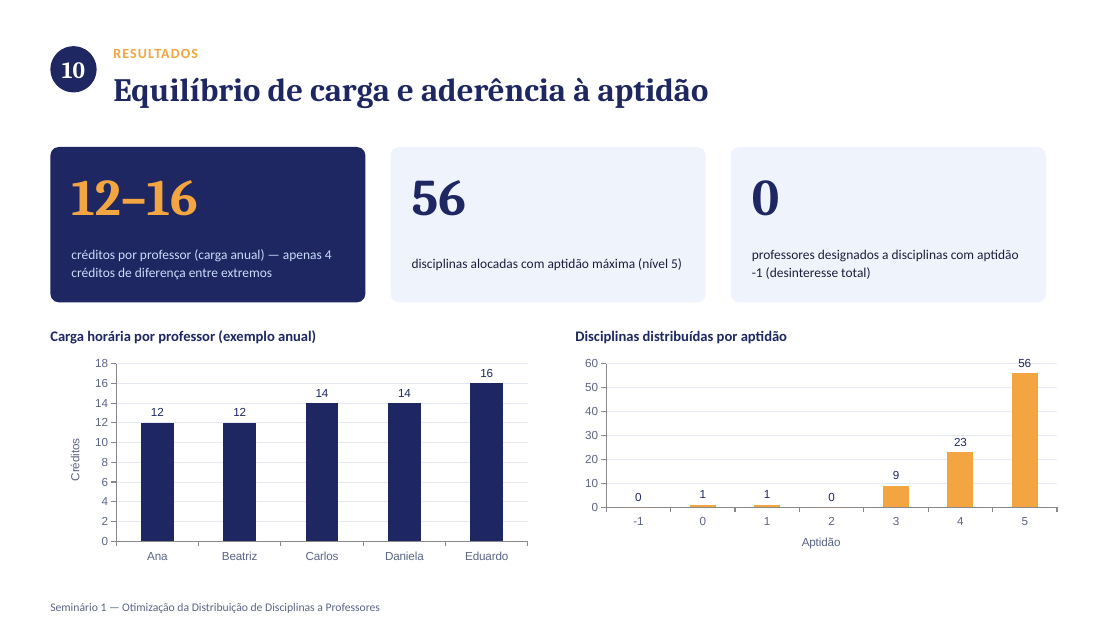
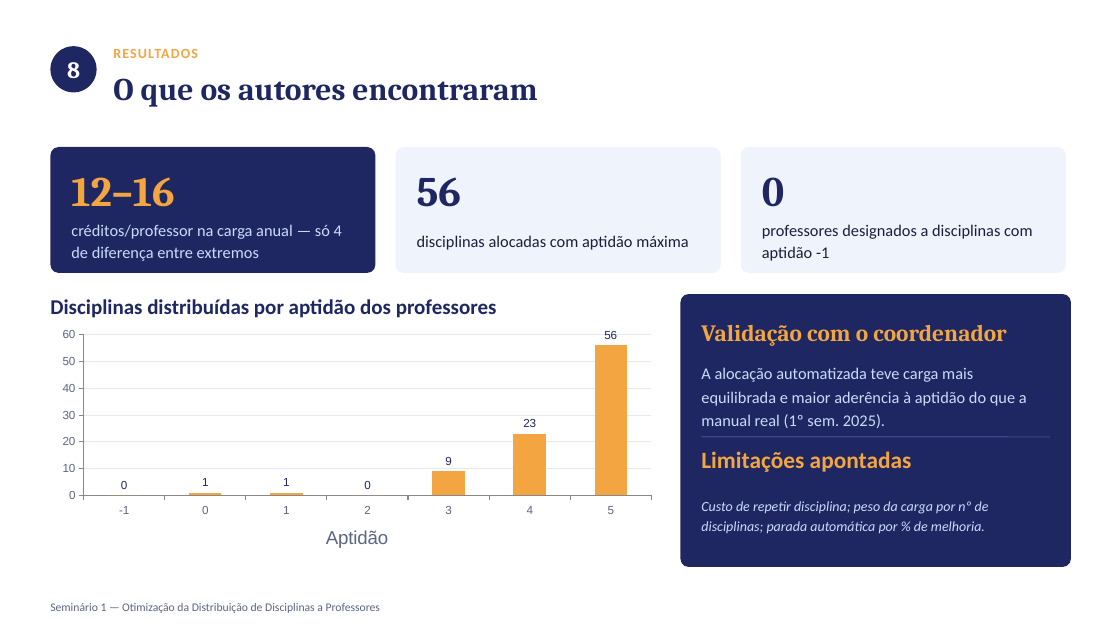
Before and after one commit to fgotelip/SeminariosInteligenciaComputacional, a slide deck: slide 9 of S1/seminario_otimizacao_disciplinas.pptx (slide 11 before the commit). Drawn at 1120x630 pixels with LibreOffice and Linux fonts; fonts in the diff are those of the drawing. Boxes give left, top, right and bottom in pixels: in the first picture for what was removed or moved away, otherwise in the second. Text is boxed around its words. In the diff, an @@ line names an element or a change of style, - is before the commit and + after.

```diff
--- a/S1/seminario_otimizacao_disciplinas.pptx
+++ b/S1/seminario_otimizacao_disciplinas.pptx
@@ text at (x1=67, y1=62, x2=80, y2=78): text changed @@
-10
+8
@@ text at (x1=113, y1=78, x2=537, y2=107): text changed; size 28 to 27 pt @@
-Equilíbrio de carga e aderência à aptidão
+O que os autores encontraram
@@ rounded rectangle resized from (x1=50, y1=147, x2=365, y2=302) to (x1=50, y1=147, x2=376, y2=273) @@
@@ rounded rectangle resized from (x1=391, y1=147, x2=706, y2=302) to (x1=396, y1=147, x2=721, y2=273) @@
@@ proportions changed in 3 elements at (x1=50, y1=147, x2=376, y2=273), (x1=396, y1=147, x2=721, y2=273), (x1=741, y1=147, x2=1066, y2=273) @@
@@ rounded rectangle resized from (x1=731, y1=147, x2=1046, y2=302) to (x1=741, y1=147, x2=1066, y2=273) @@
@@ size 44 to 36 pt in 3 elements at (x1=71, y1=177, x2=174, y2=207), (x1=417, y1=177, x2=461, y2=207), (x1=762, y1=177, x2=784, y2=207) @@
@@ text "0" moved from (x1=752, y1=180, x2=779, y2=216) to (x1=762, y1=177, x2=784, y2=207) @@
@@ text at (x1=71, y1=224, x2=342, y2=261): text changed; size 11.5 to 14 pt @@
-créditos por professor (carga anual) — apenas 4 créditos de diferença entre extremos
+créditos/professor na carga anual — só 4 de diferença entre extremos
@@ text at (x1=417, y1=235, x2=689, y2=250): text changed; size 11.5 to 14 pt @@
-disciplinas alocadas com aptidão máxima (nível 5)
+disciplinas alocadas com aptidão máxima
@@ text at (x1=762, y1=224, x2=1032, y2=261): text changed; size 11.5 to 14 pt @@
-professores designados a disciplinas com aptidão -1 (desinteresse total)
+professores designados a disciplinas com aptidão -1
@@ text at (x1=50, y1=299, x2=497, y2=318): text changed; size 12.5 to 18 pt @@
-Carga horária por professor (exemplo anual)
+Disciplinas distribuídas por aptidão dos professores
@@ rounded rectangle added at (x1=681, y1=294, x2=1071, y2=567), fill #1E2761 @@
@@ column chart resized from (x1=576, y1=353, x2=1067, y2=567) to (x1=50, y1=323, x2=664, y2=567) @@
@@ text added at (x1=701, y1=325, x2=1006, y2=346), 20 pt, text #F2A541, bold @@
+Validação com o coordenador
@@ column chart removed at (x1=50, y1=353, x2=538, y2=567) @@
-categories: Ana, Beatriz, Carlos, Daniela, Eduardo
-Series 1: 12, 12, 14, 14, 16
@@ text removed at (x1=575, y1=330, x2=787, y2=344) @@
-Disciplinas distribuídas por aptidão
@@ text added at (x1=701, y1=367, x2=1027, y2=428), 14 pt, text #CADCFC @@
+A alocação automatizada teve carga mais equilibrada e maior aderência à aptidão do que a manual real (1º sem. 2025).
@@ line added from (702, 437) to (1050, 437), #3B4790 1 pt @@
@@ text added at (x1=701, y1=451, x2=912, y2=472), 20 pt, text #F2A541, bold @@
+Limitações apontadas
@@ text added at (x1=701, y1=501, x2=989, y2=533), 12 pt, text #CADCFC, italic @@
+Custo de repetir disciplina; peso da carga por nº de disciplinas; parada automática por % de melhoria.
```
Also in this commit, not shown: 6 other slides changed, 4 slides added, 7 slides removed, 1 other file.
